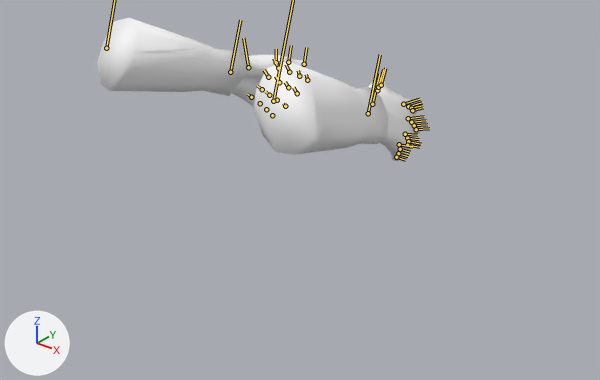
Two versions of the Blender file Assets/Models/arms.blend, one commit apart.
Both versions are drawn from a 50 mm camera at (16.8, -19.61, 8.9) aimed at (1.71, -0.75, -2.8). The axes (+X, +Y, +Z) are drawn at lower left. The lights are the same throughout. The bones that bend it are drawn over the model as lines.

In view in the first picture: 'armmesh'.
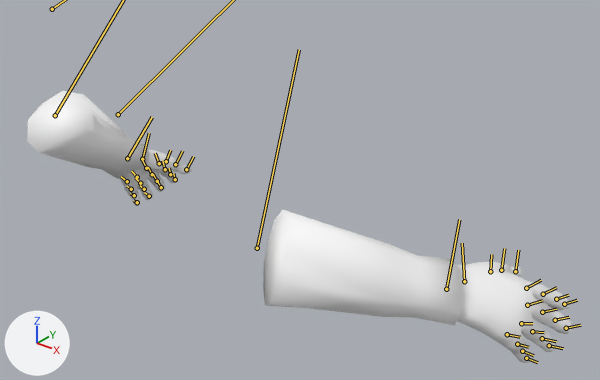
The newer file adds an action. The first version stands in its rest pose; the second is drawn at frame 12 of the action 'r_slash'.

Location of each change, (x1, y1, x2, y2) in pixels of the pictures (600 x 380 px):
'armmesh', posed (68% wider, 88% taller)
    before: (97, 17, 421, 161)
    after: (27, 91, 573, 363)

The change in detail:
Bone 'L_arm' (bone_l_arm) moves from (0.0, 0.0, 0.0) to (70.0, -78.0, -186.0).
Bone 'L_arm' (bone_l_arm) turns from (0, 0, 0) to (-22, 23, -5) degrees about its own x, y and z.
Bone 'R_arm' (bone_r_arm) moves from (0.0, 0.0, 0.0) to (-205.0, -266.0, -263.0).
Bone 'R_arm' (bone_r_arm) turns from (0, 0, 0) to (-2, -46, -12) degrees about its own x, y and z.
